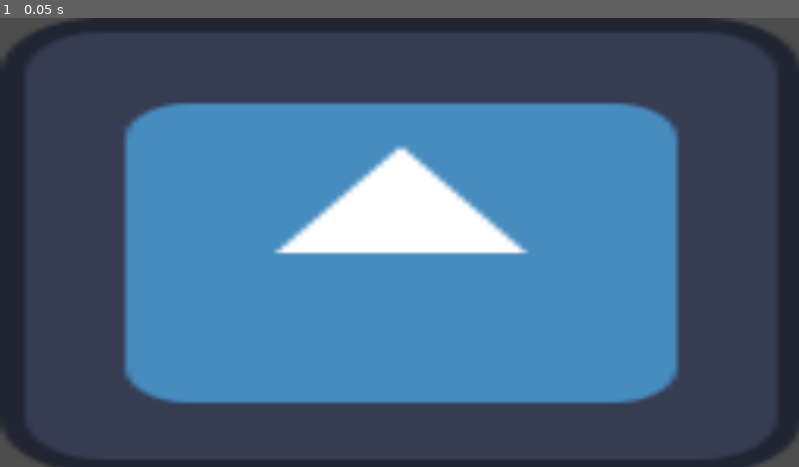
Above: before the commit, frame 1.
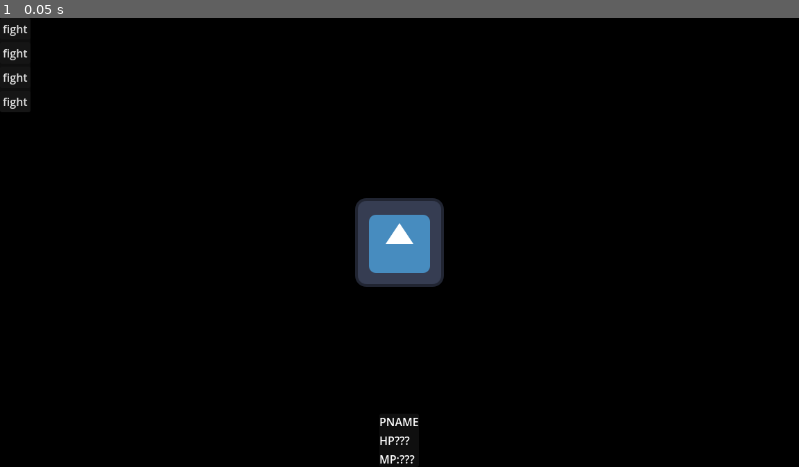
Above: after the commit, the same moment.

Repository: Ron-Sungcang/GameJam2026
Game: Godot game, scene res://scenes/combat_scene.tscn
Two runs of this game, one before a commit and one after it. Both use one fixed random seed, a clock stepped at 60 frames per second and the inputs below. The engine's default icon, where the game draws it, is replaced by a stand-in: a white triangle on a blue panel in a dark square.
Inputs:
- Up to frame 1 (0.05 s): no input

The runs differ from the first frame. In frame 1, 100% of the frame differs, in the area x 0-100%, y 0-100%.

Commit message:
Mostly completed combat scene, uploading so I can work on a better computer

Diff:
--- a/project.godot
+++ b/project.godot
@@ -8,11 +8,15 @@
 
 config_version=5
 
+[animation]
+
+compatibility/default_parent_skeleton_in_mesh_instance_3d=true
+
 [application]
 
 config/name="gamejam"
 run/main_scene="uid://lgs726avph8e"
-config/features=PackedStringArray("4.5", "Forward Plus")
+config/features=PackedStringArray("4.6", "Forward Plus")
 config/icon="res://assets/icon.svg"
 
 [dotnet]
--- /dev/null
+++ b/scenes/Player.tscn
@@ -0,0 +1,84 @@
+[gd_scene format=3 uid="uid://b15tgnborxqam"]
+
+[ext_resource type="Texture2D" uid="uid://cg0qetonypury" path="res://CharacterDefaultReference.png" id="1_p0vlq"]
+[ext_resource type="Script" uid="uid://c6mbbbveqetsm" path="res://scripts/player.gd" id="1_v6fml"]
+
+[sub_resource type="AtlasTexture" id="AtlasTexture_v6fml"]
+atlas = ExtResource("1_p0vlq")
+region = Rect2(0, 0, 32, 32)
+
+[sub_resource type="AtlasTexture" id="AtlasTexture_3li8b"]
+atlas = ExtResource("1_p0vlq")
+region = Rect2(32, 0, 32, 32)
+
+[sub_resource type="AtlasTexture" id="AtlasTexture_mdl7e"]
+atlas = ExtResource("1_p0vlq")
+region = Rect2(64, 0, 32, 32)
+
+[sub_resource type="AtlasTexture" id="AtlasTexture_qu4a1"]
+atlas = ExtResource("1_p0vlq")
+region = Rect2(0, 32, 32, 32)
+
+[sub_resource type="AtlasTexture" id="AtlasTexture_70d11"]
+atlas = ExtResource("1_p0vlq")
+region = Rect2(32, 32, 32, 32)
+
+[sub_resource type="AtlasTexture" id="AtlasTexture_cw2d6"]
+atlas = ExtResource("1_p0vlq")
+region = Rect2(64, 32, 32, 32)
+
+[sub_resource type="AtlasTexture" id="AtlasTexture_khinc"]
+atlas = ExtResource("1_p0vlq")
+region = Rect2(0, 64, 32, 32)
+
+[sub_resource type="AtlasTexture" id="AtlasTexture_bruh7"]
+atlas = ExtResource("1_p0vlq")
+region = Rect2(32, 64, 32, 32)
+
+[sub_resource type="SpriteFrames" id="SpriteFrames_6eyey"]
+animations = [{
+"frames": [{
+"duration": 1.0,
+"texture": SubResource("AtlasTexture_v6fml")
+}, {
+"duration": 1.0,
+"texture": SubResource("AtlasTexture_3li8b")
+}, {
+"duration": 1.0,
+"texture": SubResource("AtlasTexture_mdl7e")
+}, {
+"duration": 1.0,
+"texture": SubResource("AtlasTexture_qu4a1")
+}, {
+"duration": 1.0,
+"texture": SubResource("AtlasTexture_70d11")
+}, {
+"duration": 1.0,
+"texture": SubResource("AtlasTexture_cw2d6")
+}, {
+"duration": 1.0,
+"texture": SubResource("AtlasTexture_khinc")
+}, {
+"duration": 1.0,
+"texture": SubResource("AtlasTexture_bruh7")
+}],
+"loop": true,
+"name": &"Idle",
+"speed": 5.0
+}, {
+"frames": [],
+"loop": true,
+"name": &"default",
+"speed": 5.0
+}]
+
+[node name="Player" type="Node2D" unique_id=678434088]
+script = ExtResource("1_v6fml")
+health = null
+damage = null
+magic = null
+
+[node name="AnimatedSprite2D" type="AnimatedSprite2D" parent="." unique_id=847514758]
+sprite_frames = SubResource("SpriteFrames_6eyey")
+animation = &"Idle"
+frame_progress = 0.9514268
--- a/scenes/combat_scene.tscn
+++ b/scenes/combat_scene.tscn
@@ -1,59 +1,91 @@
-[gd_scene load_steps=5 format=3 uid="uid://lgs726avph8e"]
+[gd_scene format=3 uid="uid://lgs726avph8e"]
 
-[ext_resource type="Texture2D" uid="uid://bumh5if4xovdf" path="res://assets/icon.svg" id="1_ik0t7"]
-[ext_resource type="Script" uid="uid://bd76oq76w1sbf" path="res://scripts/combat/combat_manager.gd" id="1_ofoda"]
-[ext_resource type="Script" uid="uid://oo3drra7r1fn" path="res://scripts/combat/combat_ui/combat_ui.gd" id="3_m17q1"]
+[ext_resource type="Script" uid="uid://c5bfcrpyb2dy6" path="res://scripts/combat_scene.gd" id="1_m17q1"]
+[ext_resource type="PackedScene" uid="uid://b6msomw5rf4le" path="res://scenes/player_window.tscn" id="2_a2e2y"]
+[ext_resource type="PackedScene" uid="uid://d2du15ano2qh7" path="res://scenes/enemy.tscn" id="3_m2d54"]
 
-[sub_resource type="StyleBoxTexture" id="StyleBoxTexture_ofoda"]
-texture = ExtResource("1_ik0t7")
-texture_margin_left = 1071.0
-texture_margin_top = 101.0
-
-[node name="CombatScene" type="Node2D" node_paths=PackedStringArray("ui")]
-script = ExtResource("1_ofoda")
-ui = NodePath("CombatUI/CombatControl")
-
-[node name="Background" type="TextureRect" parent="."]
-z_index = -2
-offset_right = 1157.0
-offset_bottom = 658.0
-mouse_filter = 2
-texture = ExtResource("1_ik0t7")
-
-[node name="CombatUI" type="CanvasLayer" parent="."]
-
-[node name="CombatControl" type="Control" parent="CombatUI" node_paths=PackedStringArray("user_ui", "action_button")]
+[node name="Battle Scene" type="Control" unique_id=1252855895]
 layout_mode = 3
 anchors_preset = 15
 anchor_right = 1.0
 anchor_bottom = 1.0
 grow_horizontal = 2
 grow_vertical = 2
-script = ExtResource("3_m17q1")
-user_ui = NodePath("UserUI")
-action_button = NodePath("UserUI/TestButton")
+script = ExtResource("1_m17q1")
 
-[node name="CombatButton" type="TextureButton" parent="CombatUI/CombatControl"]
-layout_mode = 0
-offset_left = 533.0
-offset_top = 617.0
-offset_right = 619.0
-offset_bottom = 648.0
+[node name="Event Queue" type="Node" parent="." unique_id=244204811]
 
-[node name="UserUI" type="PanelContainer" parent="CombatUI/CombatControl"]
+[node name="Background" type="ColorRect" parent="." unique_id=721293468]
 layout_mode = 1
-anchors_preset = 7
+anchors_preset = 15
+anchor_right = 1.0
+anchor_bottom = 1.0
+grow_horizontal = 2
+grow_vertical = 2
+color = Color(0, 0, 0, 1)
+
+[node name="MarginContainer" type="MarginContainer" parent="." unique_id=810378180]
+layout_mode = 1
+anchors_preset = 15
+anchor_right = 1.0
+anchor_bottom = 1.0
+grow_horizontal = 2
+grow_vertical = 2
+
+[node name="Options" type="PanelContainer" parent="MarginContainer" unique_id=954336436]
+layout_mode = 2
+size_flags_horizontal = 0
+size_flags_vertical = 0
+
+[node name="VBoxContainer" type="VBoxContainer" parent="MarginContainer/Options" unique_id=997217039]
+layout_mode = 2
+
+[node name="Fight" type="Button" parent="MarginContainer/Options/VBoxContainer" unique_id=1982449812]
+layout_mode = 2
+text = "fight
+"
+
+[node name="Mask" type="Button" parent="MarginContainer/Options/VBoxContainer" unique_id=519158672]
+layout_mode = 2
+text = "fight
+"
+
+[node name="Magic" type="Button" parent="MarginContainer/Options/VBoxContainer" unique_id=1341692153]
+layout_mode = 2
+text = "fight
+"
+
+[node name="Run" type="Button" parent="MarginContainer/Options/VBoxContainer" unique_id=870519419]
+layout_mode = 2
+text = "fight
+"
+
+[node name="PlayerWindows" type="HBoxContainer" parent="MarginContainer" unique_id=425610640]
+layout_mode = 2
+size_flags_horizontal = 4
+size_flags_vertical = 8
+
+[node name="Player Window" parent="MarginContainer/PlayerWindows" unique_id=328725056 instance=ExtResource("2_a2e2y")]
+layout_mode = 2
+
+[node name="Enemies" type="HBoxContainer" parent="." unique_id=343932812]
+layout_mode = 1
+anchors_preset = 8
 anchor_left = 0.5
-anchor_top = 1.0
+anchor_top = 0.5
 anchor_right = 0.5
-anchor_bottom = 1.0
-offset_left = -43.0
-offset_top = -31.0
-offset_right = 43.0
+anchor_bottom = 0.5
+offset_left = -20.0
+offset_top = -20.0
+offset_right = 20.0
+offset_bottom = 20.0
 grow_horizontal = 2
-grow_vertical = 0
-theme_override_styles/panel = SubResource("StyleBoxTexture_ofoda")
+grow_vertical = 2
 
-[node name="TestButton" type="Button" parent="CombatUI/CombatControl/UserUI"]
+[node name="Enemy" parent="Enemies" unique_id=548664570 instance=ExtResource("3_m2d54")]
 layout_mode = 2
-text = "Click Here"
+
+[connection signal="pressed" from="MarginContainer/Options/VBoxContainer/Fight" to="." method="_on_fight_pressed"]
+[connection signal="pressed" from="MarginContainer/Options/VBoxContainer/Mask" to="." method="_on_mask_pressed"]
+[connection signal="pressed" from="MarginContainer/Options/VBoxContainer/Magic" to="." method="_on_magic_pressed"]
+[connection signal="pressed" from="MarginContainer/Options/VBoxContainer/Run" to="." method="_on_run_pressed"]
--- /dev/null
+++ b/scenes/enemy.tscn
@@ -0,0 +1,8 @@
+[gd_scene format=3 uid="uid://d2du15ano2qh7"]
+
+[ext_resource type="Texture2D" uid="uid://bumh5if4xovdf" path="res://assets/icon.svg" id="1_md0e3"]
+[ext_resource type="Script" uid="uid://cln60twjb8wyo" path="res://scripts/enemy.gd" id="2_4ra3w"]
+
+[node name="Enemy" type="TextureButton" unique_id=548664570]
+texture_normal = ExtResource("1_md0e3")
+script = ExtResource("2_4ra3w")
--- /dev/null
+++ b/scenes/player_window.tscn
@@ -0,0 +1,18 @@
+[gd_scene format=3 uid="uid://b6msomw5rf4le"]
+
+[node name="Player Window" type="PanelContainer" unique_id=328725056]
+
+[node name="VBoxContainer" type="VBoxContainer" parent="." unique_id=455477570]
+layout_mode = 2
+
+[node name="PlayerName" type="Label" parent="VBoxContainer" unique_id=1180785160]
+layout_mode = 2
+text = "PNAME"
+
+[node name="HP" type="Label" parent="VBoxContainer" unique_id=1560021704]
+layout_mode = 2
+text = "HP???"
+
+[node name="MP" type="Label" parent="VBoxContainer" unique_id=1962532739]
+layout_mode = 2
+text = "MP:???"
--- /dev/null
+++ b/scripts/combat_scene.gd
@@ -0,0 +1,22 @@
+extends Control
+
+@onready var options: PanelContainer = $MarginContainer/Options
+
+# Called when the node enters the scene tree for the first time.
+func _ready() -> void:
+	pass
+
+func _on_fight_pressed() -> void:
+	print("fight")
+
+
+func _on_mask_pressed() -> void:
+	pass # Replace with function body.
+
+
+func _on_magic_pressed() -> void:
+	pass # Replace with function body.
+
+
+func _on_run_pressed() -> void:
+	pass # Replace with function body.
--- /dev/null
+++ b/scripts/enemy.gd
@@ -0,0 +1,11 @@
+extends TextureButton
+
+
+# Called when the node enters the scene tree for the first time.
+func _ready() -> void:
+	pass # Replace with function body.
+
+
+# Called every frame. 'delta' is the elapsed time since the previous frame.
+func _process(delta: float) -> void:
+	pass
--- /dev/null
+++ b/scripts/player.gd
@@ -0,0 +1,15 @@
+extends Node2D
+@export var health := 100
+@export var damage := 100
+@export var magic := 100
+
+# Called when the node enters the scene tree for the first time.
+func _ready() -> void:
+	if health != 100:
+		health = 100
+	Global.
+
+
+# Called every frame. 'delta' is the elapsed time since the previous frame.
+func _process(delta: float) -> void:
+	pass
Binary file added: CharacterDefaultReference.png
Not shown, added: CharacterDefaultReference.png.import
Not shown, added: scripts/combat_scene.gd.uid
Not shown, added: scripts/enemy.gd.uid
Not shown, added: scripts/player.gd.uid
